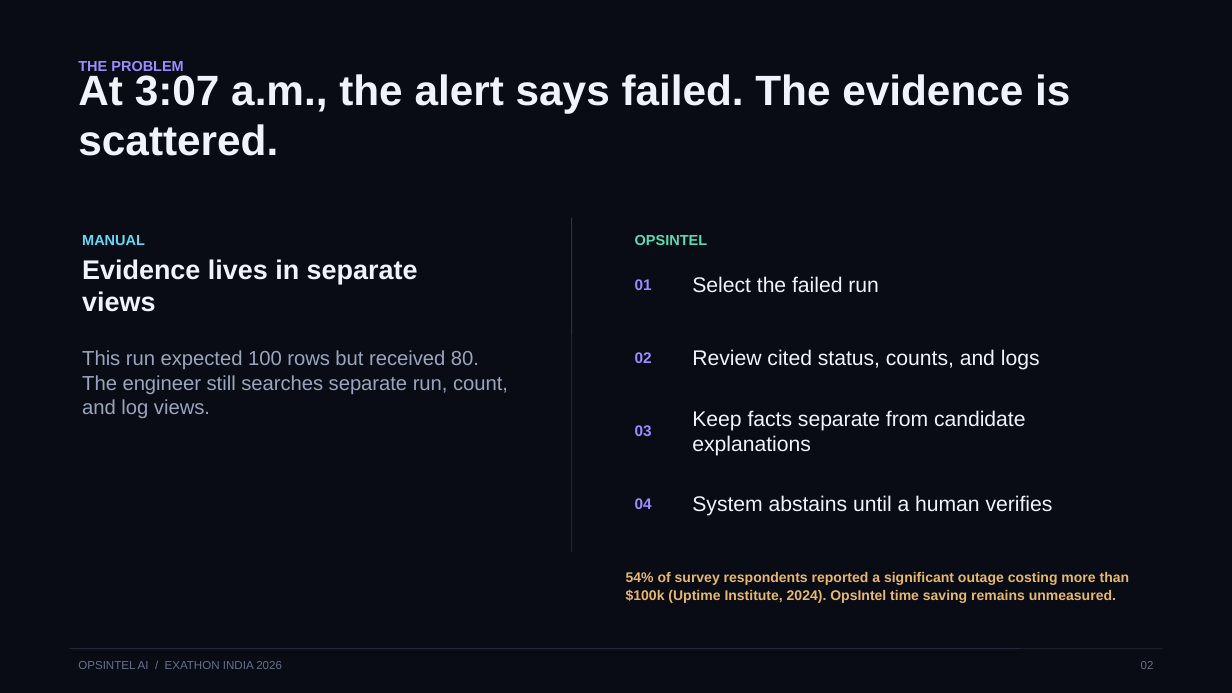
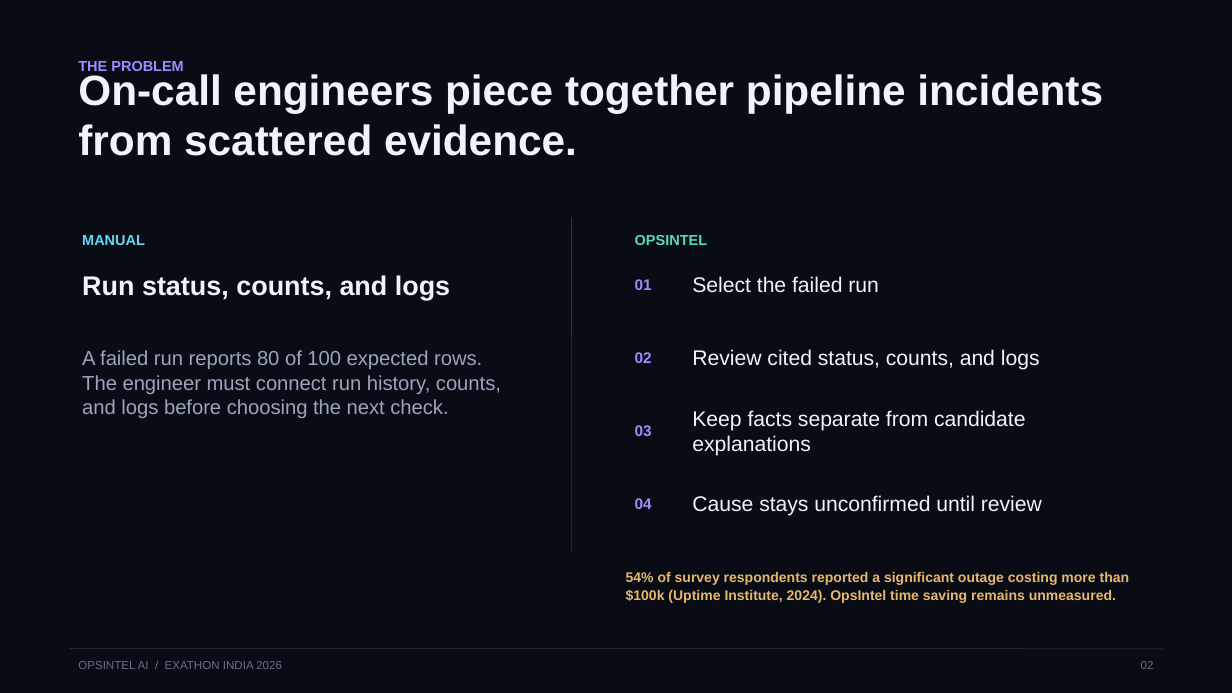
Before and after one commit to Anafa-thabassum/opsintel-ai, a slide deck: slide 2 of submission/opsintel-ai-pitch-deck.pptx. Drawn at 1232x693 pixels with LibreOffice and Linux fonts; fonts in the diff are those of the drawing. Boxes give left, top, right and bottom in pixels: in the first picture for what was removed or moved away, otherwise in the second. Text is boxed around its words. In the diff, an @@ line names an element or a change of style, - is before the commit and + after.

```diff
--- a/submission/opsintel-ai-pitch-deck.pptx
+++ b/submission/opsintel-ai-pitch-deck.pptx
@@ text at [78,74,1103,156]: text changed @@
-At 3:07 a.m., the alert says failed. The evidence is scattered.
+On-call engineers piece together pipeline incidents from scattered evidence.
@@ text at [82,275,450,300]: text changed @@
-Evidence lives in separate views
+Run status, counts, and logs
@@ text at [82,350,501,418]: text changed @@
-This run expected 100 rows but received 80. The engineer still searches separate run, count, and log views.
+A failed run reports 80 of 100 expected rows. The engineer must connect run history, counts, and logs before choosing the next check.
@@ text at [692,495,1042,516]: text changed @@
-System abstains until a human verifies
+Cause stays unconfirmed until review
```
Also in this commit, not shown: 9 other slides changed, 15 other files.
